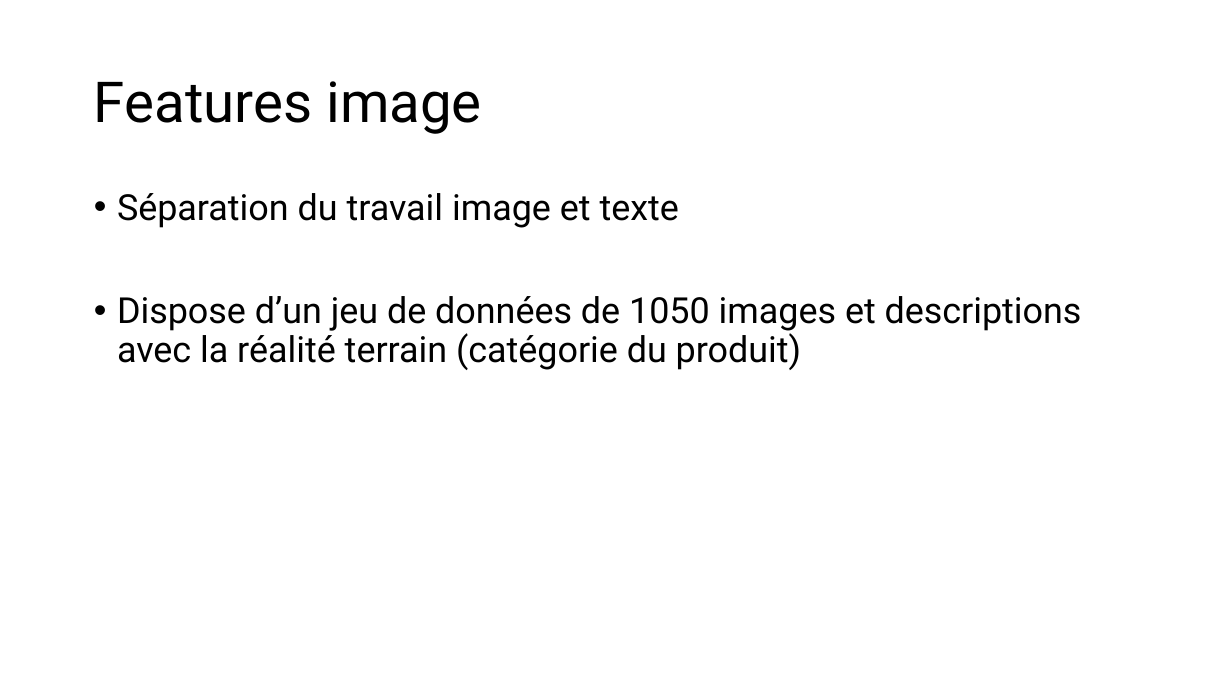
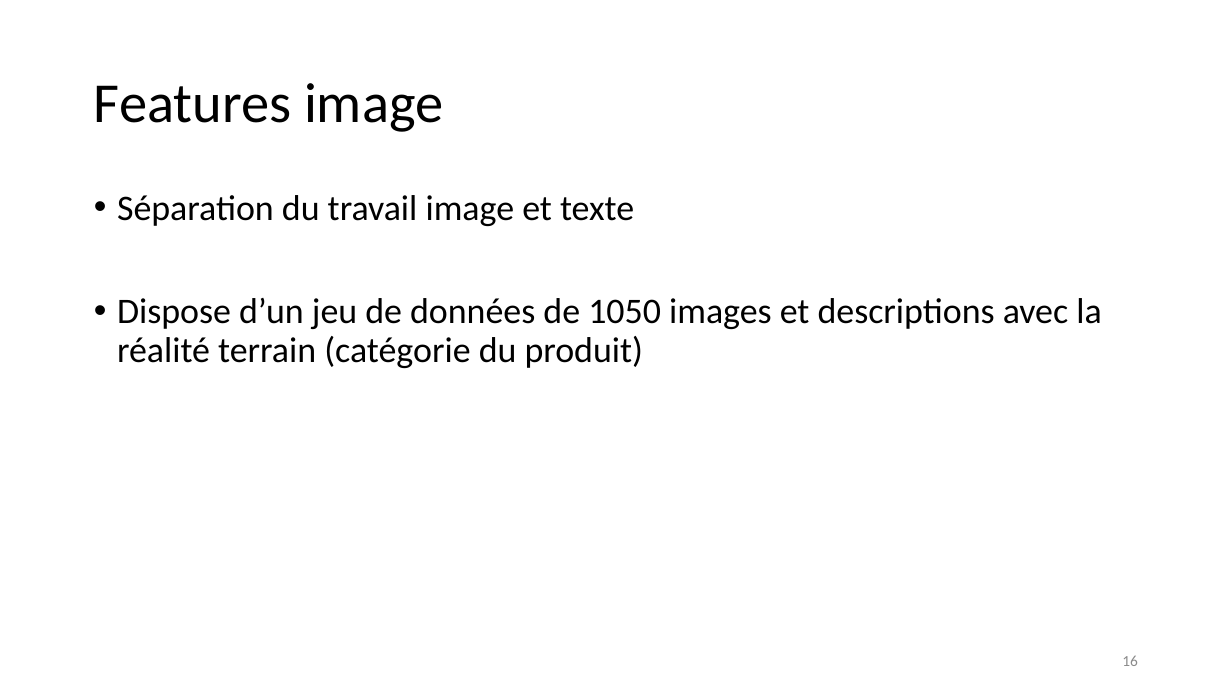
Before and after one commit to Hedredo/oc_projet_6, a slide deck: slide 16 of 5_presentation_072024.pptx (slide 13 before the commit). Drawn at 1232x693 pixels with LibreOffice and Linux fonts; fonts in the diff are those of the drawing. Boxes give left, top, right and bottom in pixels: in the first picture for what was removed or moved away, otherwise in the second. Text is boxed around its words. In the diff, an @@ line names an element or a change of style, - is before the commit and + after.

```diff
--- a/5_presentation_072024.pptx
+++ b/5_presentation_072024.pptx
@@ title "Features image" at [94, 83, 443, 132]: font Roboto to Calibri @@
@@ text "Séparation du travail image et ..." at [117, 195, 1101, 368]: font Roboto to Calibri @@
@@ page number added at [1122, 655, 1138, 666], 12 pt, text #8C8C8C @@
+16
```
Also in this commit, not shown: 18 other slides changed, 6 slides added, 2 slides removed, 9 other files.
